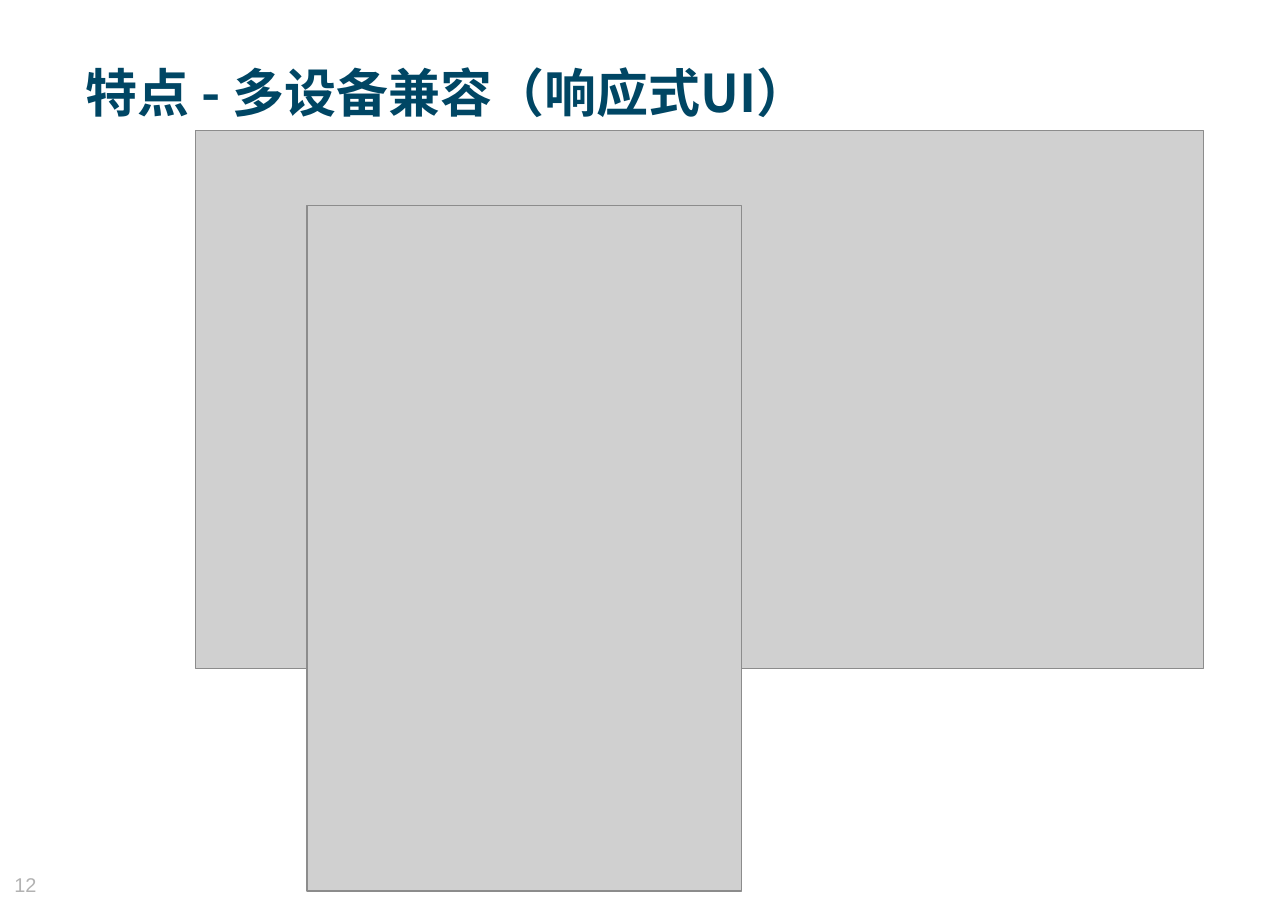
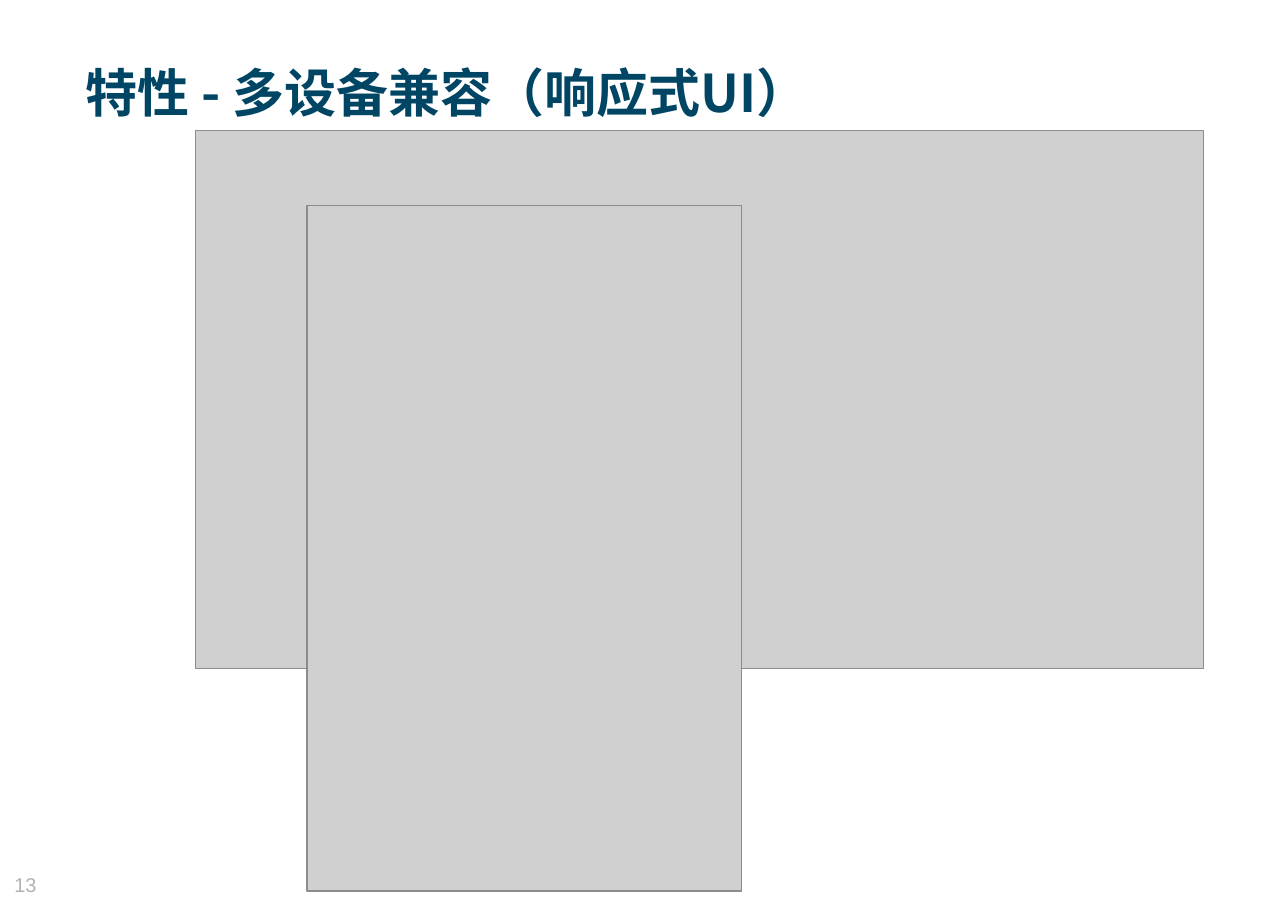
Before and after one commit to MosesZhu/Cube, a slide deck: slide 13 of Document/New Webframework Introduction.pptx (slide 12 before the commit). Drawn at 1288x911 pixels with LibreOffice and Linux fonts; fonts in the diff are those of the drawing; grey boxes stand for pictures; background and template pictures are left out. Boxes give left, top, right and bottom in pixels: in the first picture for what was removed or moved away, otherwise in the second. Text is boxed around its words. In the diff, an @@ line names an element or a change of style, - is before the commit and + after.

```diff
--- a/Document/New Webframework Introduction.pptx
+++ b/Document/New Webframework Introduction.pptx
@@ text at (86,67,808,117): text changed @@
-特点 - 多设备兼容（响应式UI）
+特性 - 多设备兼容（响应式UI）
@@ page number at (14,878,36,892): text changed @@
-12
+13
```
Also in this commit, not shown: 8 other slides changed, 1 slide added, 22 other files.
